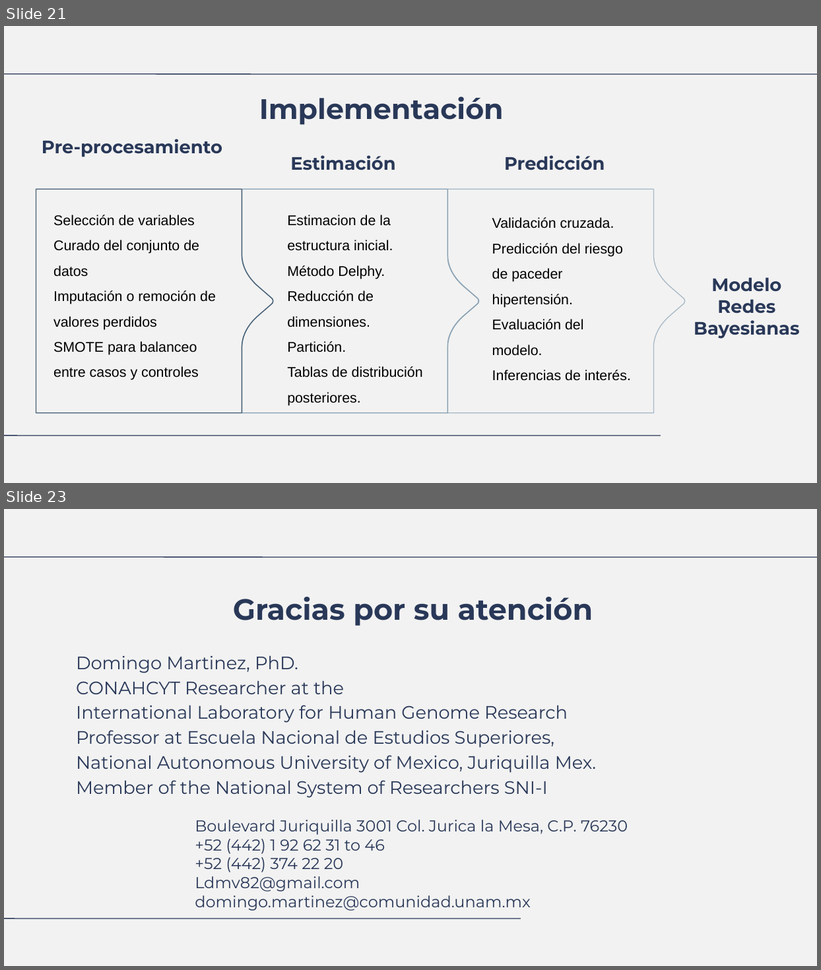
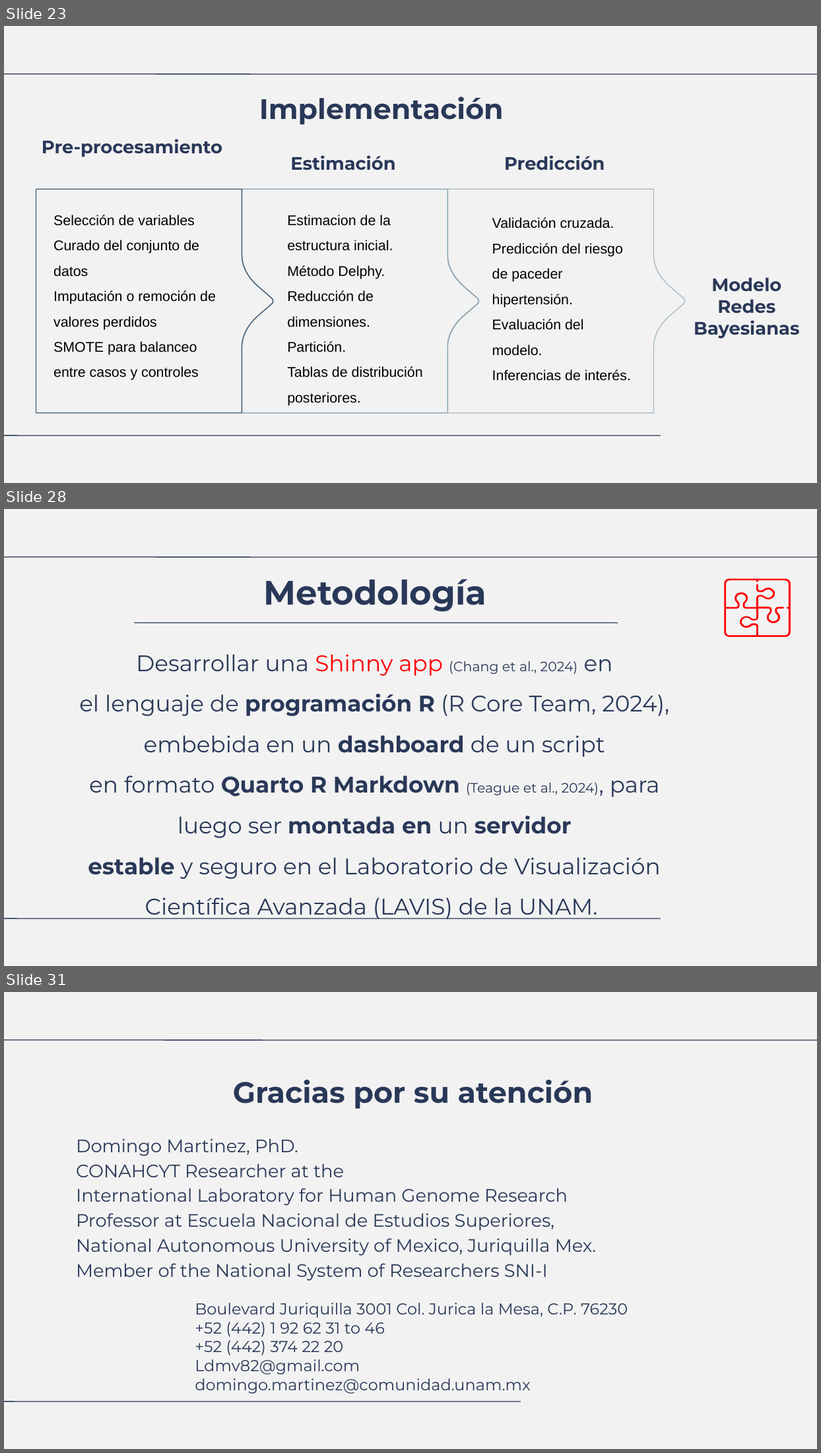
Before and after one commit to LuisDomingo/Proy_Bioinfo_Data_Analysis, a slide deck: index.odp. Shown one above the other, each under a label of ours: slides 21 and 23 before the commit, slides 23, 28 and 31 after it; the slides between them are not shown. The pictures are 821x970 and 821x1453 pixels, drawn with LibreOffice and Linux fonts; fonts in the diff are those of the drawing. Boxes give left, top, right and bottom in pixels: in the first picture for what was removed or moved away, otherwise in the second. Text is boxed around its words. In the diff, an @@ line names an element or a change of style, - is before the commit and + after.

```diff
--- a/index.odp
+++ b/index.odp
@@ slide 28 added at [4,509,817,966], background #F2F2F2; not listed: 2 template elements that a slide beside it also shows @@
@@ title added at [264,579,487,612], 30 pt, text #293858, bold @@
+Metodología
@@ freeform shape added at [725,579,791,638], fill #FF0000 @@
@@ line added from (618, 623) to (134, 623), #293858 0.74 pt @@
@@ title added at [79,654,669,920], 20 pt, text #293858 @@
+Desarrollar una Shinny app (Chang et al., 2024) en
+el lenguaje de programación R (R Core Team, 2024), embebida en un dashboard de un script
+en formato Quarto R Markdown (Teague et al., 2024), para luego ser montada en un servidor
+estable y seguro en el Laboratorio de Visualización Científica Avanzada (LAVIS) de la UNAM.
@@ what was slide 21 is now slide 23 @@
@@ what was slide 23 is now slide 31 @@
```
Also in this commit, not shown: 2 slides changed, 7 other slides added, 45 other files.
